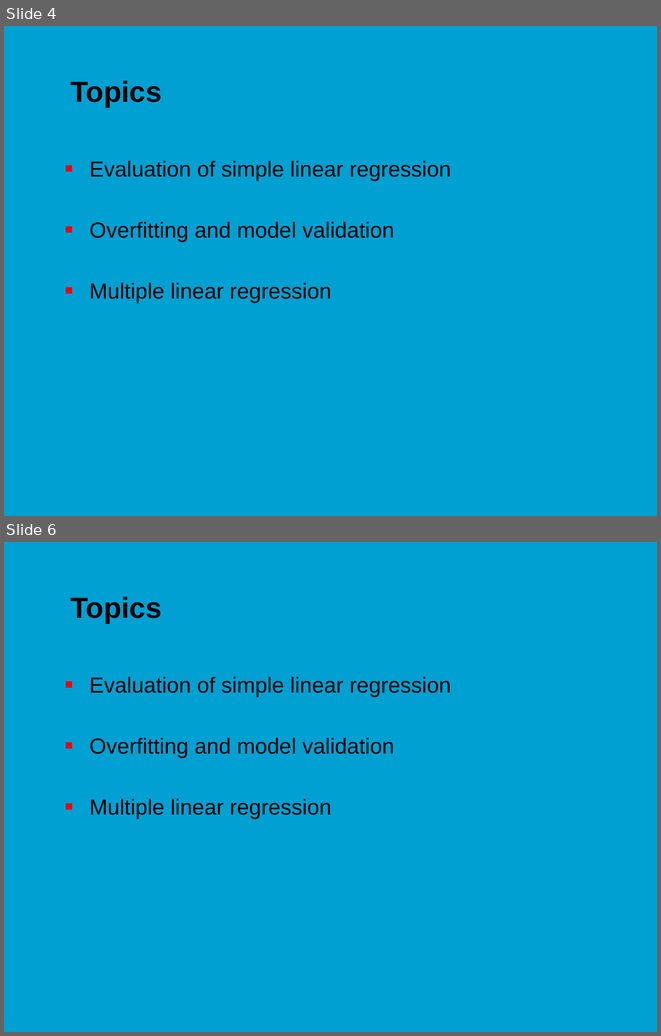
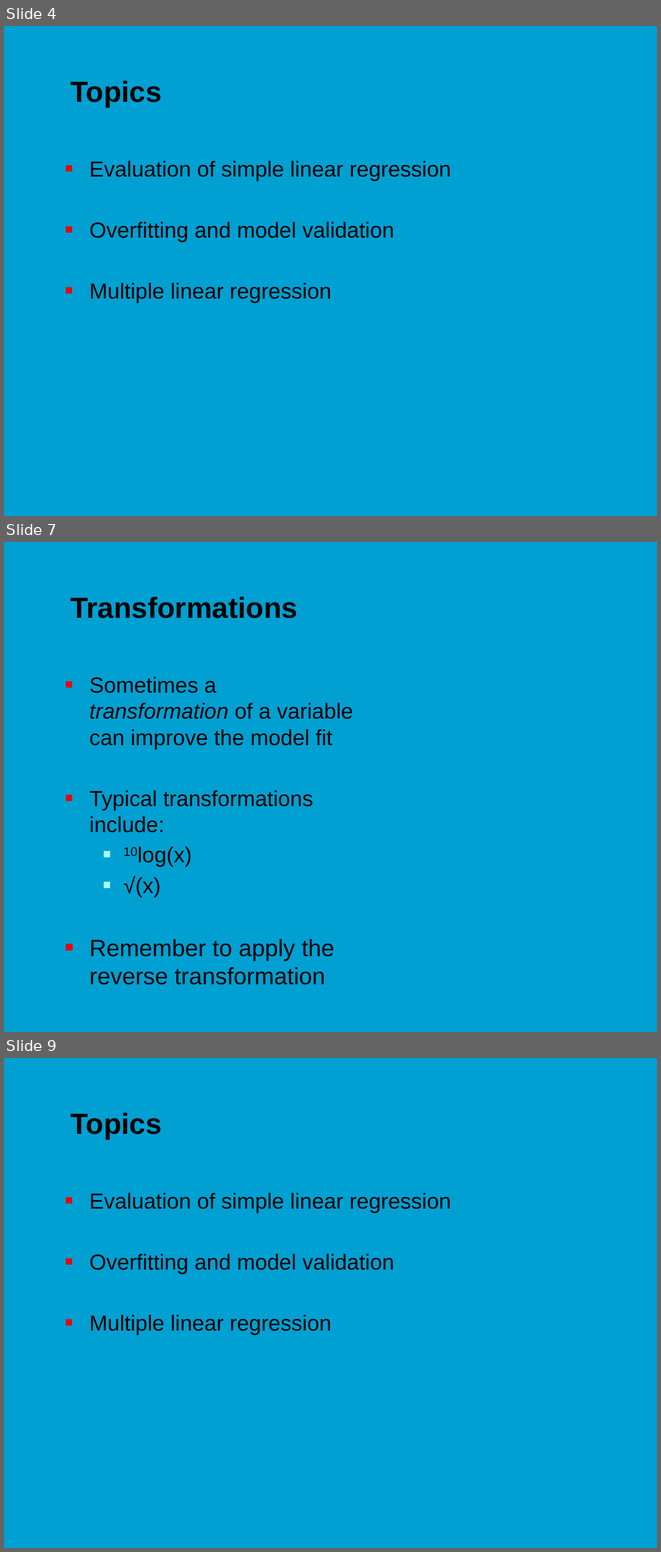
Before and after one commit to jonasmoons/data-driven-learning, a slide deck: slides/ddl-w5l2.pptx. Shown one above the other, each under a label of ours: slides 4 and 6 before the commit, slides 4, 7 and 9 after it; the slides between them are not shown. The pictures are 661x1036 and 661x1552 pixels, drawn with LibreOffice and Linux fonts; fonts in the diff are those of the drawing; background and template pictures are left out. Boxes give left, top, right and bottom in pixels: in the first picture for what was removed or moved away, otherwise in the second. Text is boxed around its words. In the diff, an @@ line names an element or a change of style, - is before the commit and + after.

```diff
--- a/slides/ddl-w5l2.pptx
+++ b/slides/ddl-w5l2.pptx
@@ slide 7 added at [4, 542, 657, 1032], background picture (left out) @@
@@ title added at [70, 597, 298, 618], 32 pt, text #000000, bold @@
+Transformations
@@ text added at [89, 677, 353, 985], 24 pt, text #000000 @@
+■ Sometimes a transformation of a variable can improve the model fit
+■ Typical transformations include:
+  ■ 10log(x)
+  ■ √(x)
+■ Remember to apply the reverse transformation
@@ what was slide 6 is now slide 9 @@
```
Also in this commit, not shown: 1 slide changed, 3 other slides added, 2 other files.
